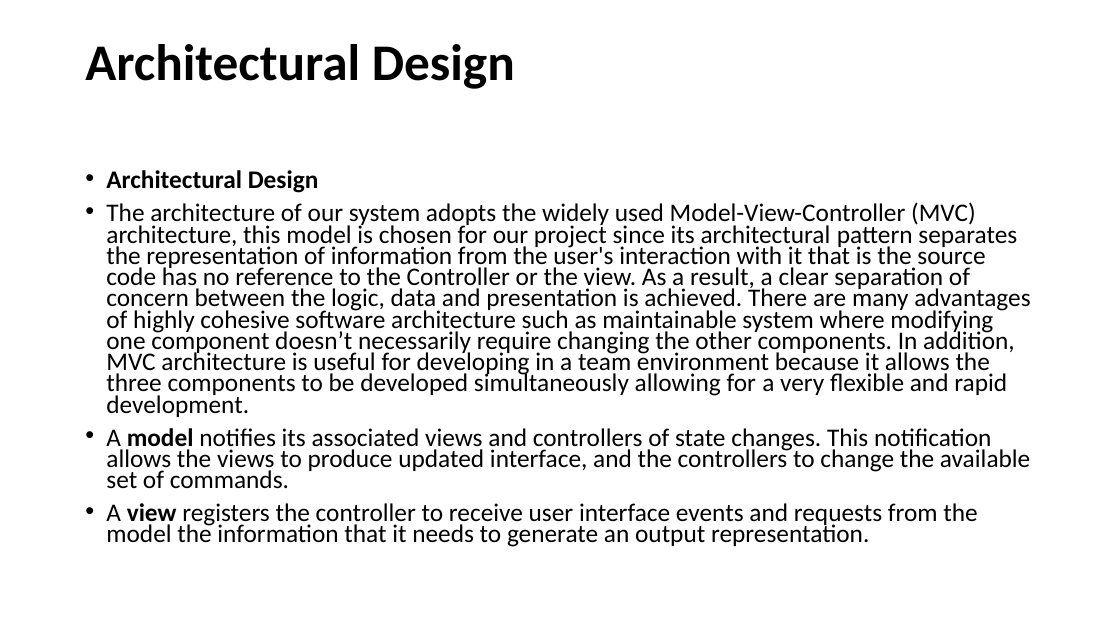
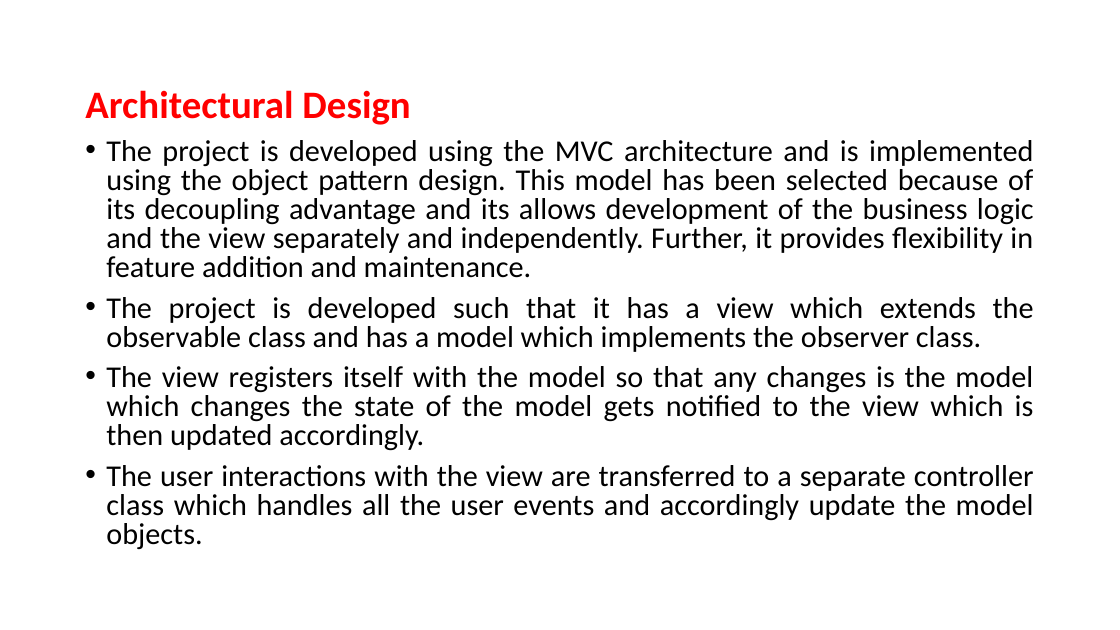
Before and after one commit to umerkk/TD-Game, a slide deck: slide 4 of Design Doc/Presentation.pptx. Drawn at 1120x630 pixels with LibreOffice and Linux fonts; fonts in the diff are those of the drawing. Boxes give left, top, right and bottom in pixels: in the first picture for what was removed or moved away, otherwise in the second. Text is boxed around its words. In the diff, an @@ line names an element or a change of style, - is before the commit and + after.

```diff
--- a/Design Doc/Presentation.pptx
+++ b/Design Doc/Presentation.pptx
@@ title removed at <box>85,44,515,89</box> @@
-Architectural Design
@@ text "Architectural Design": place and size @@
-text "Architectural Design" at <box>106,170,1030,547</box>
+text "Architectural Design" at <box>85,90,1034,549</box>
@@ text at <box>85,90,410,125</box>: size 21.7 to 33.3 pt, text colour #000000 to #FF0000 in "Architectural Design"; alignment left to justified; bullet • to none; line spacing 0.7 to 0.8 @@
@@ text at <box>106,140,1034,549</box>: text changed; size 21.7 to 25.9 pt @@
-• The architecture of our system adopts the widely used Model-View-Controller (MVC) architecture, this model is chosen for our project since its architectural pattern separates the representation of information from the user's interaction with it that is the source code has no reference to the Controller or the view. As a result, a clear separation of concern between the logic, data and presentation is achieved. There are many advantages of highly cohesive software architecture such as maintainable system where modifying one component doesn’t necessarily require changing the other components. In addition, MVC architecture is useful for developing in a team environment because it allows the three components to be developed simultaneously allowing for a very flexible and rapid development.
-• A model notifies its associated views and controllers of state changes. This notification allows the views to produce updated interface, and the controllers to change the available set of commands.
-• A view registers the controller to receive user interface events and requests from the model the information that it needs to generate an output representation.
+• The project is developed using the MVC architecture and is implemented using the object pattern design. This model has been selected because of its decoupling advantage and its allows development of the business logic and the view separately and independently. Further, it provides flexibility in feature addition and maintenance.
+• The project is developed such that it has a view which extends the observable class and has a model which implements the observer class.
+• The view registers itself with the model so that any changes is the model which changes the state of the model gets notified to the view which is then updated accordingly.
+• The user interactions with the view are transferred to a separate controller class which handles all the user events and accordingly update the model objects.
```
Also in this commit, not shown: 2 other slides changed, 2 slides added, 2 slides removed, 1 other file.
